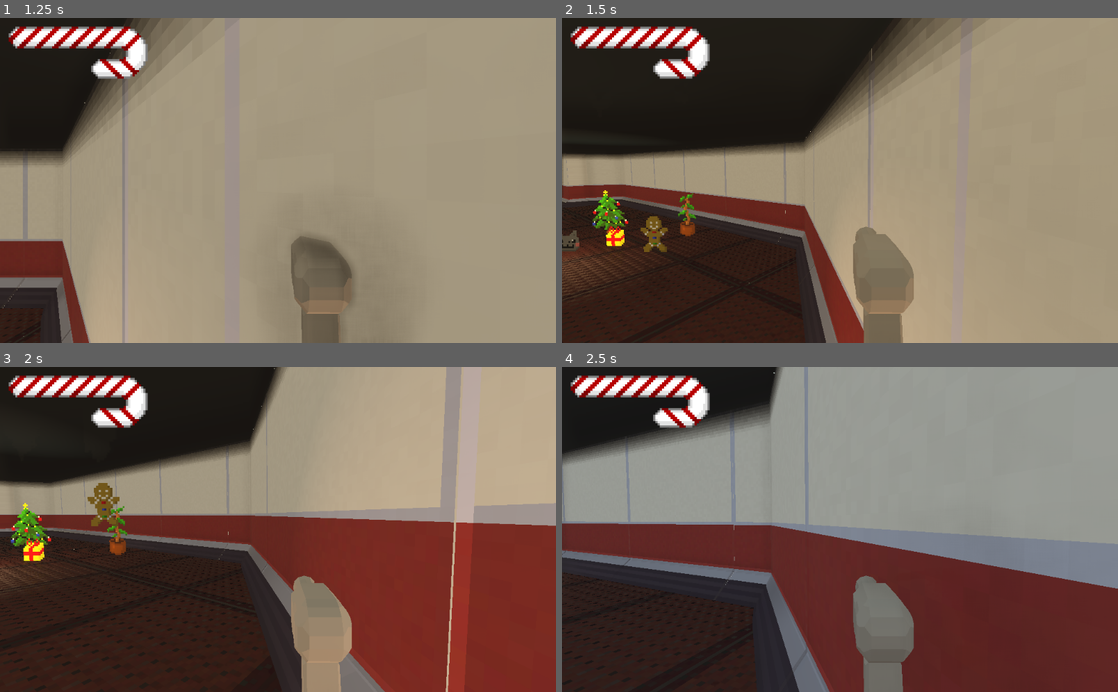
Above: before the commit, frames 1-4 (two rows, left to right).
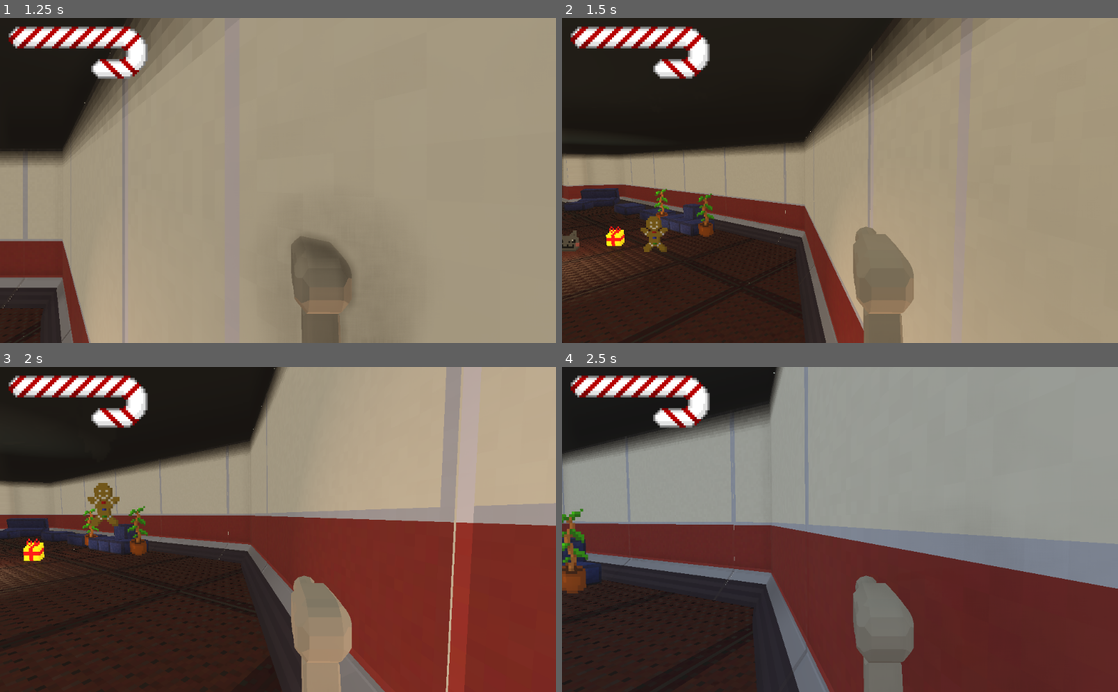
Above: after the commit, the same moments.

Repository: Naronco/JingleJam2020
Game: Godot game, scene res://main.tscn
Same seed, same stepped clock (60 frames per second), same inputs: the game is played once before the commit and once after it.
Inputs (mouse positions are in pixels of both pictures, inside the frame that each line leads up to):
- Up to frame 1 (1.25 s): tap Enter at 0.5 s; move the mouse to (400, 164) at 0.52 s; hold D (movement_right) from 0.53 s (still down); click (400, 164) at 0.67 s; tap Space (movement_jump) at 0.77 s
- Up to frame 2 (1.5 s): move the mouse to (812, 180) at 1.27 s; release D (movement_right) at 1.28 s; hold W (movement_forward) from 1.28 s (still down)
- Up to frame 3 (2 s): keep holding W (movement_forward); tap Space (movement_jump) at 1.52 s
- Up to frame 4 (2.5 s): keep holding W (movement_forward); move the mouse to (851, 523) at 2.02 s

Frame 1 is identical in both runs. In frame 2, 1.6% of the frame differs, in the area x 0-28%, y 52-68%; in frame 3, 1.6%, in the area x 0-27%, y 41-58%; in frame 4, 0.9%.

Commit message:
Decorated Factory and the lobbies

Diff:
--- a/main.tscn
+++ b/main.tscn
@@ -25,6 +25,11 @@
 [ext_resource path="res://ChristmasTree.tscn" type="PackedScene" id=23]
 [ext_resource path="res://PotPlant.tscn" type="PackedScene" id=24]
 [ext_resource path="res://GUI.tscn" type="PackedScene" id=25]
+[ext_resource path="res://Props/Couch/CouchNarrow.tscn" type="PackedScene" id=26]
+[ext_resource path="res://Props/Couch/CouchNarrowFull.tscn" type="PackedScene" id=27]
+[ext_resource path="res://Props/Couch/CouchWide.tscn" type="PackedScene" id=28]
+[ext_resource path="res://Props/Couch/CouchWideFull.tscn" type="PackedScene" id=29]
+[ext_resource path="res://Props/F1Car/formula.obj" type="ArrayMesh" id=30]
 
 [sub_resource type="ConcavePolygonShape" id=1]
 data = PoolVector3Array( 4, 0.5, 3.5, 4, 0.5, 4.5, 4, 0.5, 1.5, 4, 0.5, 1.5, 4, 0.5, 4.5, 4, 0.5, 0.5, 4, 0.5, 0.5, 4,  …(24129 unchanged characters)…
@@ -378,7 +383,10 @@
 depositField = NodePath("../ContainerField")
 
 [node name="PotPlant" parent="test1" instance=ExtResource( 24 )]
-transform = Transform( 1, 0, 0, 0, 1, 0, 0, 0, 1, -7.218, 1, -3.913 )
+transform = Transform( 1, 0, 0, 0, 1, 0, 0, 0, 1, -6.4429, 1, -4.27132 )
+
+[node name="PotPlant2" parent="test1" instance=ExtResource( 24 )]
+transform = Transform( 1, 0, 0, 0, 1, 0, 0, 0, 1, -10.5808, 1, -4.27132 )
 
 [node name="Present" parent="test1" instance=ExtResource( 20 )]
 transform = Transform( 1, 0, 0, 0, 1, 0, 0, 0, 1, -8.277, 0.5, -1.836 )
@@ -386,8 +394,11 @@
 [node name="Cat" parent="test1" instance=ExtResource( 21 )]
 transform = Transform( 1, 0, 0, 0, 1, 0, 0, 0, 1, -8.654, 0.5, -0.699 )
 
+[node name="Cat2" parent="test1" instance=ExtResource( 21 )]
+transform = Transform( 1, 0, 0, 0, 1, 0, 0, 0, 1, -14.9222, 1.96763, 3.64672 )
+
 [node name="ChristmasTree" parent="test1" instance=ExtResource( 23 )]
-transform = Transform( 1, 0, 0, 0, 1, 0, 0, 0, 1, -10.288, 1, -2.199 )
+transform = Transform( 1, 0, 0, 0, 1, 0, 0, 0, 1, -12.2597, 1, 3.22683 )
 
 [node name="GingerbreadMan" parent="test1" instance=ExtResource( 22 )]
 transform = Transform( 1, 0, 0, 0, 1, 0, 0, 0, 1, -4.958, 2, -2.881 )
@@ -529,5 +540,188 @@
 transform = Transform( 1, 0, 0, 0, 1, 0, 0, 0, 1, 69.9867, 0.00702083, -0.110443 )
 
 [node name="GUI" parent="." instance=ExtResource( 25 )]
+
+[node name="Lobby" type="Spatial" parent="."]
+transform = Transform( 1, 0, 0, 0, 1, 0, 0, 0, 1, -7.48838, 0.26462, -4.4736 )
+
+[node name="CouchNarrow2" parent="Lobby" instance=ExtResource( 26 )]
+
+[node name="CouchNarrow3" parent="Lobby" instance=ExtResource( 26 )]
+transform = Transform( 1, 0, 0, 0, 1, 0, 0, 0, 1, -2.02871, 0, 0 )
+
+[node name="FullAndLeg" type="Spatial" parent="Lobby"]
+transform = Transform( 0.766157, 0, -0.642654, 0, 1, 0, 0.642654, 0, 0.766157, -13.0798, 0, 1.15876 )
+
+[node name="CouchNarrow" parent="Lobby/FullAndLeg" instance=ExtResource( 26 )]
+transform = Transform( 1, 0, 0, 0, 1, 0, 0, 0, 1, 0.409582, 0, -0.0286407 )
+
+[node name="CouchWideFull2" parent="Lobby/FullAndLeg" instance=ExtResource( 29 )]
+transform = Transform( -0.0292126, 0, 0.999573, 0, 1, 0, -0.999573, 0, -0.0292126, -1.01044, -1.19209e-07, -0.484614 )
+
+[node name="CouchWideFull" parent="Lobby" instance=ExtResource( 27 )]
+transform = Transform( 1, 0, 0, 0, 1, 0, 0, 0, 1, -1.00493, 0, 0.00613689 )
+
+[node name="CouchWide" parent="Lobby" instance=ExtResource( 28 )]
+transform = Transform( -0.999992, 0, 0.00387485, 0, 1, 0, -0.00387485, 0, -0.999992, -8.41737, -1.19209e-07, -0.0525622 )
+
+[node name="CouchFortress" type="Spatial" parent="Lobby"]
+transform = Transform( -0.468716, 0, 0.883348, 0, 1, 0, -0.883348, 0, -0.468716, -7.92066, -1.19209e-07, 7.61543 )
+
+[node name="CouchWide3" parent="Lobby/CouchFortress" instance=ExtResource( 28 )]
+
+[node name="CouchWide4" parent="Lobby/CouchFortress" instance=ExtResource( 28 )]
+transform = Transform( 1, 0, 0, 0, 1, 0, 0, 0, 1, 0, 0.481722, 0 )
+
+[node name="CouchWideFull" parent="Lobby/CouchFortress" instance=ExtResource( 27 )]
+transform = Transform( 0, 0.746046, -0.665895, -5.82144e-08, -0.665895, -0.746046, -1, 2.98023e-08, 2.98023e-08, 1.49321, 0.247748, -0.0949831 )
+
+[node name="CouchNarrow" parent="Lobby/CouchFortress" instance=ExtResource( 26 )]
+transform = Transform( 0.999956, 0.00947641, -2.98023e-08, -0.00947699, 0.999955, -1.5464e-08, 2.98023e-08, 3.67872e-08, 1, -0.487657, 0.978379, 0.000814438 )
+
+[node name="CouchWide5" parent="Lobby/CouchFortress" instance=ExtResource( 28 )]
+transform = Transform( 0.92605, 0.377404, 0, -0.377404, 0.926049, -1.5464e-08, -8.9407e-08, 1.49012e-08, 1, 0.544248, 1.16295, 0.00240993 )
+
+[node name="CouchWide2" parent="Lobby" instance=ExtResource( 28 )]
+transform = Transform( 0.999992, 0, -0.00387476, 0, 1, 0, 0.00387476, 0, 0.999992, -4.50022, 0, -0.125838 )
+
+[node name="ChristmasTree" parent="." instance=ExtResource( 23 )]
+transform = Transform( 0.701183, 0, 0.712982, 0, 1, 0, -0.712982, 0, 0.701183, -33.4905, 1.10419, -1.00775 )
+
+[node name="Present" parent="ChristmasTree" instance=ExtResource( 20 )]
+transform = Transform( 1, 0, 0, 0, 1, 0, 0, 0, 1, 0.545206, -0.558564, 0.630577 )
+
+[node name="Present2" parent="ChristmasTree" instance=ExtResource( 20 )]
+transform = Transform( 1, 0, 0, 0, 1, 0, 0, 0, 1, -1.04287, -0.558564, 0.388296 )
+
+[node name="Present3" parent="ChristmasTree" instance=ExtResource( 20 )]
+transform = Transform( 1, 0, 0, 0, 1, 0, 0, 0, 1, -0.683445, -0.558564, -1.22737 )
+
+[node name="Factory" type="Spatial" parent="."]
+transform = Transform( -0.538345, 0, 0.842725, 0, 1, 0, -0.842725, 0, -0.538345, -39.0236, 0.771997, 12.1081 )
+
+[node name="Crates" type="Spatial" parent="Factory"]
+transform = Transform( 1, 0, -2.98023e-08, 0, 1, 0, 2.98023e-08, 0, 1, -2.31543, -0.279969, -4.01207 )
+
+[node name="Crate" parent="Factory/Crates" instance=ExtResource( 4 )]
+transform = Transform( 1, 0, -2.98023e-08, 0, 1, 0, 2.98023e-08, 0, 1, 0, 0, 0 )
+
+[node name="Crate3" parent="Factory/Crates" instance=ExtResource( 4 )]
+transform = Transform( 1, 0, -2.98023e-08, 0, 1, 0, 2.98023e-08, 0, 1, 0.639194, 0.0936332, -5.46457 )
+
+[node name="Crate20" parent="Factory/Crates" instance=ExtResource( 4 )]
+transform = Transform( 0.560711, 0, -0.828011, 0, 1, 0, 0.828011, 0, 0.560711, 9.62653, 0.0936333, -3.86937 )
+
+[node name="Crate21" parent="Factory/Crates" instance=ExtResource( 4 )]
+transform = Transform( 0.995231, 0, -0.0975483, 0, 1, 0, 0.0975483, 0, 0.995231, 11.4046, 0.0936333, -2.52536 )
+
+[node name="Crate22" parent="Factory/Crates" instance=ExtResource( 4 )]
+transform = Transform( 0.744696, 0, -0.667404, 0, 1, 0, 0.667404, 0, 0.744696, 11.8669, 0.0936333, -4.45279 )
+
+[node name="Crate23" parent="Factory/Crates" instance=ExtResource( 4 )]
+transform = Transform( 0.223369, 0, -0.974734, 0, 1, 0, 0.974734, 0, 0.223369, 10.8563, 1.59066, -3.71353 )
+
+[node name="Crate4" parent="Factory/Crates" instance=ExtResource( 4 )]
+transform = Transform( 1, 0, -2.98023e-08, 0, 1, 0, 2.98023e-08, 0, 1, -3.10143, 0.184585, -11.7559 )
+
+[node name="Crate5" parent="Factory/Crates" instance=ExtResource( 4 )]
+transform = Transform( 1, 0, -2.98023e-08, 0, 1, 0, 2.98023e-08, 0, 1, -1.50527, 0.184585, -13.8873 )
+
+[node name="Crate11" parent="Factory/Crates" instance=ExtResource( 4 )]
+transform = Transform( 0.506259, 0, -0.862381, 0, 1, 0, 0.862381, 0, 0.506259, 4.40989, 0.184585, -11.7361 )
+
+[node name="Crate12" parent="Factory/Crates" instance=ExtResource( 4 )]
+transform = Transform( 0.506259, 0, -0.862381, 0, 1, 0, 0.862381, 0, 0.506259, 12.1692, 5.65905, -4.93208 )
+
+[node name="Crate13" parent="Factory/Crates" instance=ExtResource( 4 )]
+transform = Transform( 0.115214, 0, -0.99334, 0, 1, 0, 0.99334, 0, 0.115214, 6.27234, 5.80172, -1.21332 )
+
+[node name="Crate14" parent="Factory/Crates" instance=ExtResource( 4 )]
+transform = Transform( 0.506259, 0, -0.862381, 0, 1, 0, 0.862381, 0, 0.506259, -8.14003, 4.78228, -7.61458 )
+
+[node name="Crate15" parent="Factory/Crates" instance=ExtResource( 4 )]
+transform = Transform( 0.506259, 0, -0.862381, 0, 1, 0, 0.862381, 0, 0.506259, -13.1492, 4.67284, 0.226738 )
+
+[node name="Crate16" parent="Factory/Crates" instance=ExtResource( 4 )]
+transform = Transform( 0.506259, 0, -0.862381, 0, 1, 0, 0.862381, 0, 0.506259, -13.0392, -0.125855, 0.29697 )
+
+[node name="Crate17" parent="Factory/Crates" instance=ExtResource( 4 )]
+transform = Transform( 0.993101, 0, 0.11726, 0, 1, 0, -0.11726, 0, 0.993101, -11.0694, 0.507682, -2.14468 )
+
+[node name="Crate18" parent="Factory/Crates" instance=ExtResource( 4 )]
+transform = Transform( 0.993101, 0, 0.11726, 0, 1, 0, -0.11726, 0, 0.993101, -2.05466, -0.125855, 0.272255 )
+
+[node name="Crate19" parent="Factory/Crates" instance=ExtResource( 4 )]
+transform = Transform( 0.993101, 0, 0.11726, 0, 1, 0, -0.11726, 0, 0.993101, -0.840189, -0.125855, -1.56129 )
+
+[node name="Crate6" parent="Factory/Crates" instance=ExtResource( 4 )]
+transform = Transform( -0.538345, 0, -0.842725, 0, 1, 0, 0.842725, 0, -0.538345, -3.91625, 0.167917, -15.4275 )
+
+[node name="Crate7" parent="Factory/Crates" instance=ExtResource( 4 )]
+transform = Transform( -0.538345, 0, -0.842725, 0, 1, 0, 0.842725, 0, -0.538345, -1.51051, 1.67696, -13.8907 )
+
+[node name="Crate10" parent="Factory/Crates" instance=ExtResource( 4 )]
+transform = Transform( -0.538345, 0, -0.842725, 0, 1, 0, 0.842725, 0, -0.538345, -3.86718, 1.63438, -10.7252 )
+
+[node name="Crate8" parent="Factory/Crates" instance=ExtResource( 4 )]
+transform = Transform( 0.0710999, -0.872302, -0.48377, 0.994831, 0.0972666, -0.0291741, 0.0725033, -0.479195, 0.874709, -4.43992, 0.0765544, -9.80329 )
+
+[node name="Crate9" parent="Factory/Crates" instance=ExtResource( 4 )]
+transform = Transform( -0.538345, 0, -0.842725, 0, 1, 0, 0.842725, 0, -0.538345, -6.614, 0.118668, -7.80417 )
+
+[node name="Crate2" parent="Factory/Crates" instance=ExtResource( 4 )]
+transform = Transform( -0.538345, 0, -0.842725, 0, 1, 0, 0.842725, 0, -0.538345, -0.279501, 1.51124, -0.0401001 )
+
+[node name="FactoryLobby" type="Spatial" parent="."]
+transform = Transform( 1, 0, 0, 0, 1, 0, 0, 0, 1, -32.4453, 2.43751, 11.7982 )
+
+[node name="formula" type="MeshInstance" parent="FactoryLobby"]
+transform = Transform( 1, 0, 0, 0, -4.37114e-08, 1, 0, -1, -4.37114e-08, 0, -4.76837e-07, 0 )
+mesh = ExtResource( 30 )
+material/0 = null
+material/1 = null
+material/2 = null
+material/3 = null
+material/4 = null
+material/5 = null
+material/6 = null
+material/7 = null
+
+[node name="CouchWideFull" parent="FactoryLobby" instance=ExtResource( 29 )]
+transform = Transform( 1, 0, 0, 0, -4.37114e-08, 1, 0, -1, -4.37114e-08, -0.147404, -1.9031, -0.511666 )
+
+[node name="PotPlant" parent="FactoryLobby" instance=ExtResource( 24 )]
+transform = Transform( 1, 0, 0, 0, 1, 0, 0, 0, 1, 1.5703, -1.47033, -0.859402 )
+
+[node name="PotPlant2" parent="FactoryLobby" instance=ExtResource( 24 )]
+transform = Transform( 1, 0, 0, 0, 1, 0, 0, 0, 1, -1.90619, -1.47033, -0.859402 )
+
+[node name="CenterCouch" type="Spatial" parent="FactoryLobby"]
+transform = Transform( 0.898649, 0, 0.438669, 0, 1, 0, -0.438669, 0, 0.898649, 1.19519, -2.17289, -8.55736 )
+
+[node name="CouchNarrow" parent="FactoryLobby/CenterCouch" instance=ExtResource( 26 )]
+
+[node name="CouchNarrow2" parent="FactoryLobby/CenterCouch" instance=ExtResource( 26 )]
+transform = Transform( 1, 0, 0, 0, 1, 0, 0, 0, 1, 0, 0, 1 )
+
+[node name="CouchWideFull2" parent="FactoryLobby/CenterCouch" instance=ExtResource( 27 )]
+transform = Transform( 1, 0, 0, 0, 1, 0, 0, 0, 1, -1, 0, 1 )
+
+[node name="CouchWideFull3" parent="FactoryLobby/CenterCouch" instance=ExtResource( 27 )]
+transform = Transform( -1, 0, -3.25841e-07, 0, 1, 0, 3.25841e-07, 0, -1, -1, 0, 0 )
+
+[node name="CouchWideFull4" parent="FactoryLobby/CenterCouch" instance=ExtResource( 27 )]
+transform = Transform( -1, 0, -3.25841e-07, 0, 1, 0, 3.25841e-07, 0, -1, -2, 0, 0 )
+
+[node name="CouchWideFull5" parent="FactoryLobby/CenterCouch" instance=ExtResource( 27 )]
+transform = Transform( 1, 0, 0, 0, 1, 0, 0, 0, 1, -2, 0, 1 )
+
+[node name="CouchNarrow3" parent="FactoryLobby/CenterCouch" instance=ExtResource( 26 )]
+transform = Transform( 1, 0, 0, 0, 1, 0, 0, 0, 1, -3, 2.38419e-07, 0 )
+
+[node name="CouchNarrow4" parent="FactoryLobby/CenterCouch" instance=ExtResource( 26 )]
+transform = Transform( 1, 0, 0, 0, 1, 0, 0, 0, 1, -3, 0, 1 )
+
+[node name="Cat" parent="FactoryLobby/CenterCouch" instance=ExtResource( 21 )]
+transform = Transform( 1, 0, 0, 0, 1, 0, 0, 0, 1, -1.49615, 1.2986, 0.593104 )
 [connection signal="arrived_at_port" from="rubberduck" to="." method="_on_rubberduck_arrived_at_port"]
 [connection signal="leaving_port" from="rubberduck" to="." method="_on_rubberduck_leaving_port"]
Not shown: 1 places in main.tscn that only renumber resources
